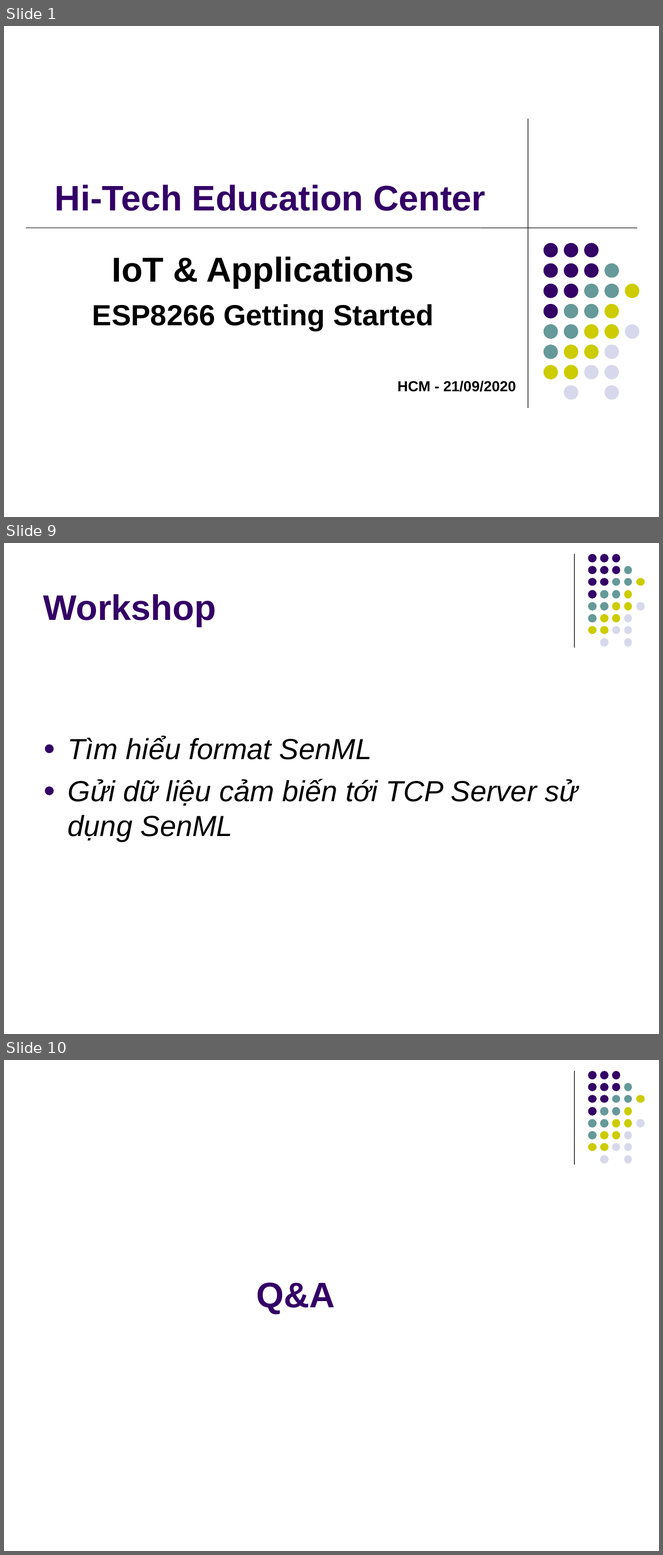
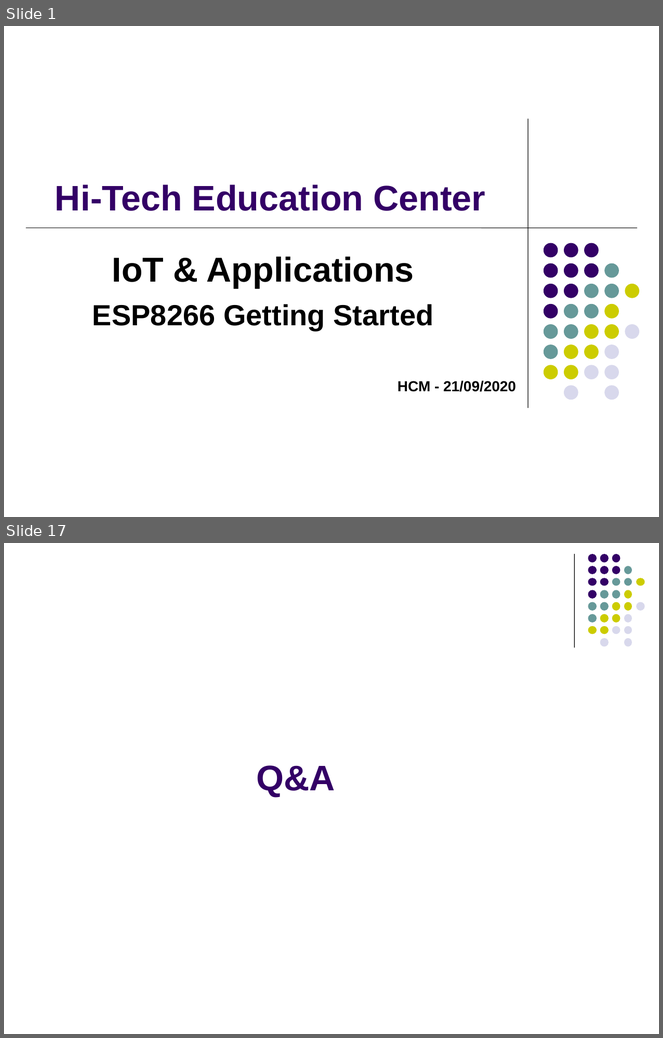
Before and after one commit to kmtekvn/hi-tech, a slide deck: 01.slides/Buoi 2 - ESP8266 Basic/02 - Giao tiếp ESP8266.ppt. Shown one above the other, each under a label of ours: slides 1, 9 and 10 before the commit, slides 1 and 17 after it; the slides between them are not shown. The pictures are 663x1555 and 663x1038 pixels, drawn with LibreOffice and Linux fonts; fonts in the diff are those of the drawing. Boxes give left, top, right and bottom in pixels: in the first picture for what was removed or moved away, otherwise in the second. Text is boxed around its words. In the diff, an @@ line names an element or a change of style, - is before the commit and + after.

```diff
--- a/01.slides/Buoi 2 - ESP8266 Basic/02 - Giao tiếp ESP8266.ppt
+++ b/01.slides/Buoi 2 - ESP8266 Basic/02 - Giao tiếp ESP8266.ppt
@@ slide 9 removed at (4,543,659,1034), background #FFFFFF; not listed: 32 template elements that a slide beside it also shows @@
@@ title removed at (44,594,216,626) @@
-Workshop
@@ text removed at (68,736,578,842) @@
-● Tìm hiểu format SenML
-● Gửi dữ liệu cảm biến tới TCP Server sử dụng SenML
@@ what was slide 10 is now slide 17 @@
```
Also in this commit, not shown: 2 slides changed, 13 slides added, 5 other slides removed, 3 other files.
